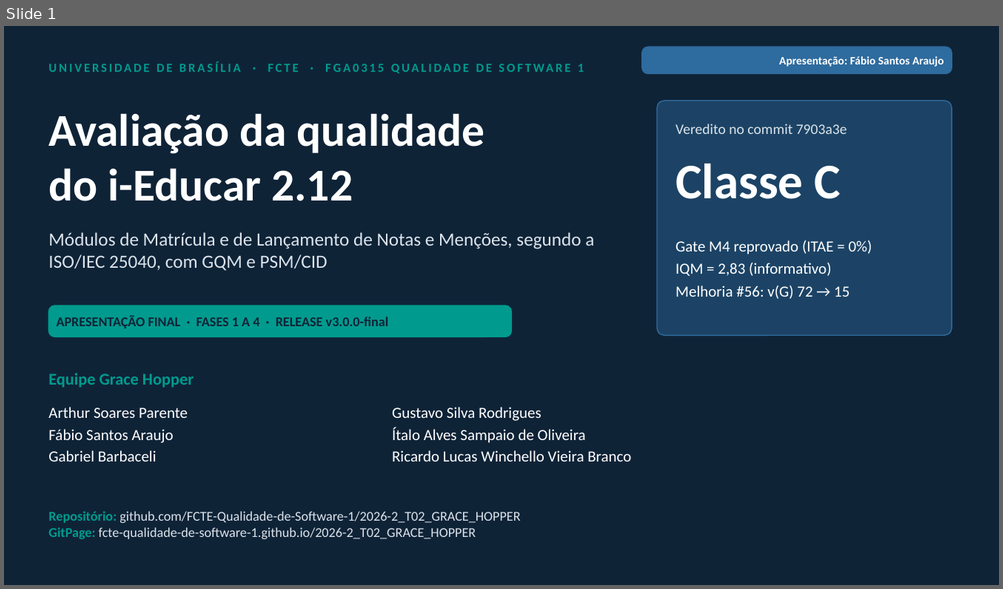
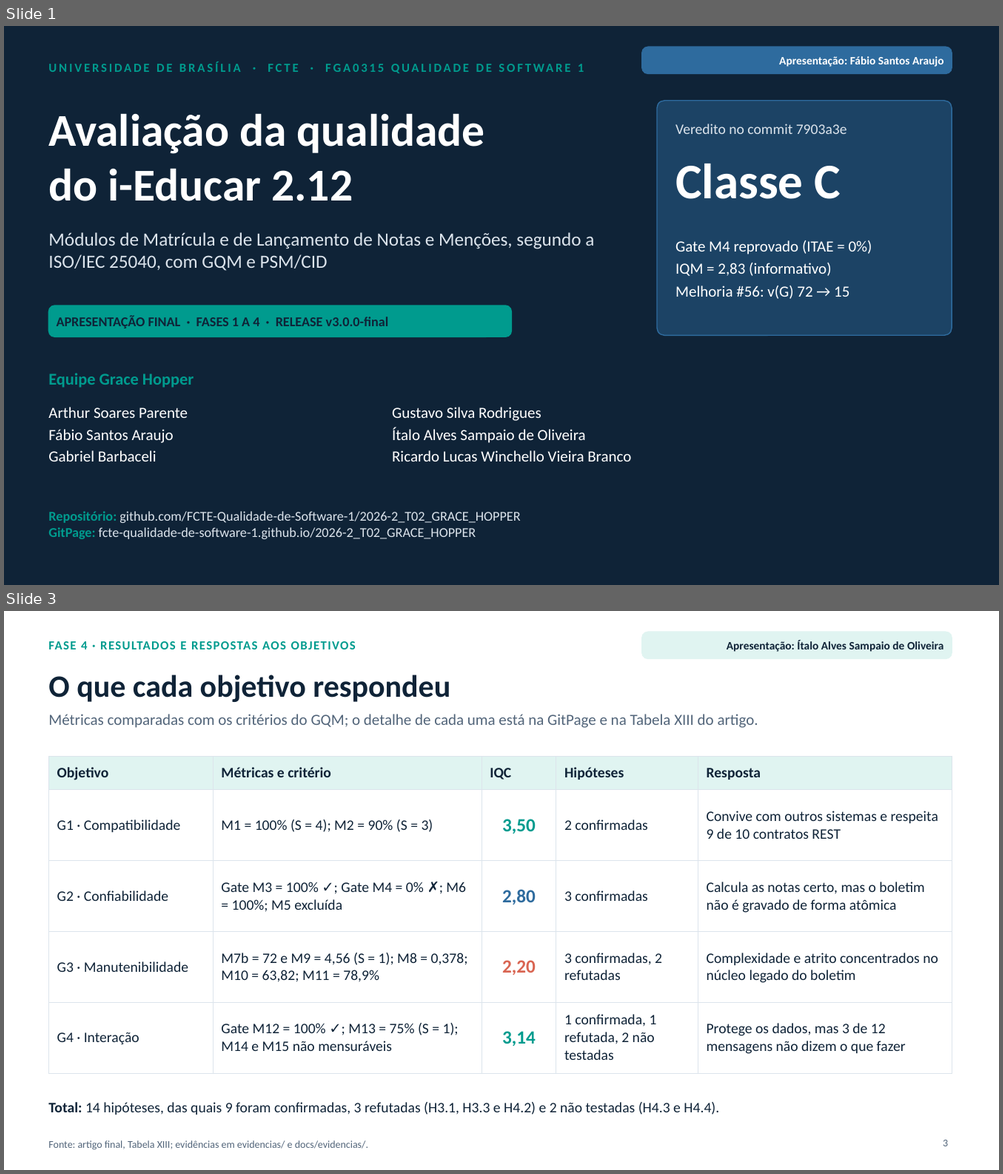
Before and after one commit to FCTE-Qualidade-de-Software-1/2026-2_T02_GRACE_HOPPER, a slide deck: docs/apresentacao_final.pptx. Shown one above the other, each under a label of ours: slide 1 before the commit, slides 1 and 3 after it; the slides between them are not shown. The pictures are 1003x589 and 1003x1174 pixels, drawn with LibreOffice and Linux fonts; fonts in the diff are those of the drawing. Boxes give left, top, right and bottom in pixels: in the first picture for what was removed or moved away, otherwise in the second. Text is boxed around its words. In the diff, an @@ line names an element or a change of style, - is before the commit and + after.

Commit message:
docs: reorganizar a apresentação final conforme as orientações da professora

```diff
--- a/docs/apresentacao_final.pptx
+++ b/docs/apresentacao_final.pptx
@@ slide 3 added at (x1=4, y1=611, x2=999, y2=1170), background #FFFFFF @@
@@ rounded rectangle added at (x1=642, y1=632, x2=951, y2=659), fill #E0F4F1, outline #E0F4F1 1 pt @@
@@ text added at (x1=48, y1=641, x2=356, y2=649), 12 pt, text #009B8E, bold @@
+FASE 4 · RESULTADOS E RESPOSTAS AOS OBJETIVOS
@@ text added at (x1=726, y1=640, x2=943, y2=652), 11 pt, text #0F2337, bold @@
+Apresentação: Ítalo Alves Sampaio de Oliveira
@@ title added at (x1=48, y1=675, x2=450, y2=702), 30 pt, text #0F2337, bold @@
+O que cada objetivo respondeu
@@ text added at (x1=48, y1=714, x2=758, y2=728), 15 pt, text #52657A @@
+Métricas comparadas com os critérios do GQM; o detalhe de cada uma está na GitPage e na Tabela XIII do artigo.
@@ table added at (x1=48, y1=757, x2=951, y2=1063), 5 rows, 5 columns @@
+Objetivo | Métricas e critério | IQC | Hipóteses | Resposta
+G1 · Compatibilidade | M1 = 100% (S = 4); M2 = 90% (S = 3) | 3,50 | 2 confirmadas | Convive com outros sistemas e respeita 9 de 10 contratos REST
+G2 · Confiabilidade | Gate M3 = 100% ✓; Gate M4 = 0% ✗; M6 = 100%; M5 excluída | 2,80 | 3 confirmadas | Calcula as notas certo, mas o boletim não é gravado de forma atômica
+G3 · Manutenibilidade | M7b = 72 e M9 = 4,56 (S = 1); M8 = 0,378; M10 = 63,82; M11 = 78,9% | 2,20 | 3 confirmadas, 2 refutadas | Complexidade e atrito concentrados no núcleo legado do boletim
+G4 · Interação | Gate M12 = 100% ✓; M13 = 75% (S = 1); M14 e M15 não mensuráveis | 3,14 | 1 confirmada, 1 refutada, 2 não testadas | Protege os dados, mas 3 de 12 mensagens não dizem o que fazer
@@ text added at (x1=48, y1=1102, x2=719, y2=1115), 14 pt, text #0F2337 @@
+Total: 14 hipóteses, das quais 9 foram confirmadas, 3 refutadas (H3.1, H3.3 e H4.2) e 2 não testadas (H4.3 e H4.4).
@@ text added at (x1=48, y1=1141, x2=368, y2=1150), 10 pt, text #52657A @@
+Fonte: artigo final, Tabela XIII; evidências em evidencias/ e docs/evidencias/.
@@ page number added at (x1=942, y1=1140, x2=948, y2=1147), 10 pt, text #52657A @@
+3
```
Also in this commit, not shown: 5 slides changed, 5 other slides added, 10 slides removed, 3 other files.
